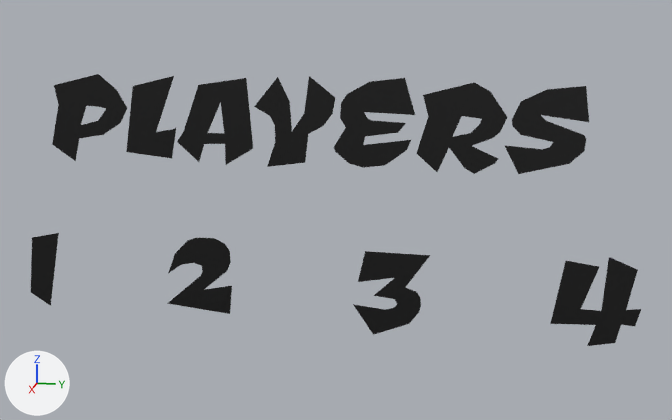
A saved change to the OBJ model src/models/menu/text_players.obj.
The view is the same before and after, from a 50 mm lens placed at (114.6, 26.5, 68.8), pointed at (5.9, 4.8, 41.6). Lighting does not change. The marker at lower left points along +X, +Y and +Z. Where no turn or scale is listed for an object, it has been applied to the vertices.

Names of what the first picture shows: 'text_players'.
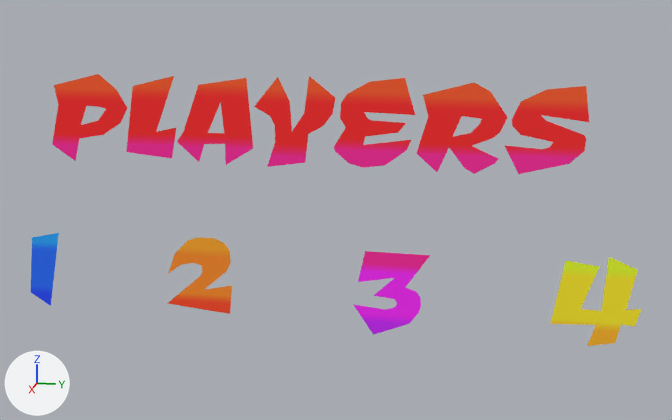
The newer file is also turned or shifted as a whole; pictures and numbers use the older file's frame.

Edits to the bpy script that builds the scene:
```text
Change me_text_players:
    used by ob_text_players; location = (0.0, 0.0, 0.0)
    verts and faces of me_text_players; kept vertices keep their numbers, new ones are numbered from 162
    before: 49 (6.4, -35.9, 36.0) at pixel (32, 237), 50 (6.4, -32.1, 36.9) at pixel (58, 232), 51 (6.4, -34.0, 26.7) at pixel (50, 305), 52 (6.4, -36.8, 28.4) at pixel (30, 292)
    before: 143 (6.4, -17.9, 50.6) at pixel (156, 131), 144 (6.4, -15.6, 51.0) at pixel (173, 129), 145 (6.4, -15.2, 51.2) at pixel (176, 127), 146 (6.4, -16.0, 47.3) at pixel (171, 158)
    remove me_text_players.from_pydata(...)  # 162 vertices, 146 faces; spans x 6.4, y -36.8..41.3, z 25.9..57.9
    add me_text_players.from_pydata(...)  # 161 vertices, 145 faces; spans x 6.4, y -36.8..41.3, z 25.9..57.9
    me_text_players part 1
    add delete_faces([(49, 50, 52), (50, 51, 52)])
    add faces += [(50, 52, 51), (49, 52, 50)]
    me_text_players part 2
    add delete_vertices([144])  # with the faces that use them
    add faces += [(143, 146, 145)]
    me_text_players part 3: 144 kept faces spanning x 6.4, y -36.8..41.3, z 25.9..57.9 get new texture (UV) coordinates
```

Boxes [x1, y1, x2, y2] around the edits, measured in the pictures (672 x 420 px; the box of a moved part takes in the faces that stretch with it):
part 1 of me_text_players, moved or reshaped: [31, 233, 59, 306] in both
part 2 of me_text_players, cut back: [156, 128, 176, 158] in both
part 3 of me_text_players, surface changed (black to red): [52, 74, 641, 346] in both
